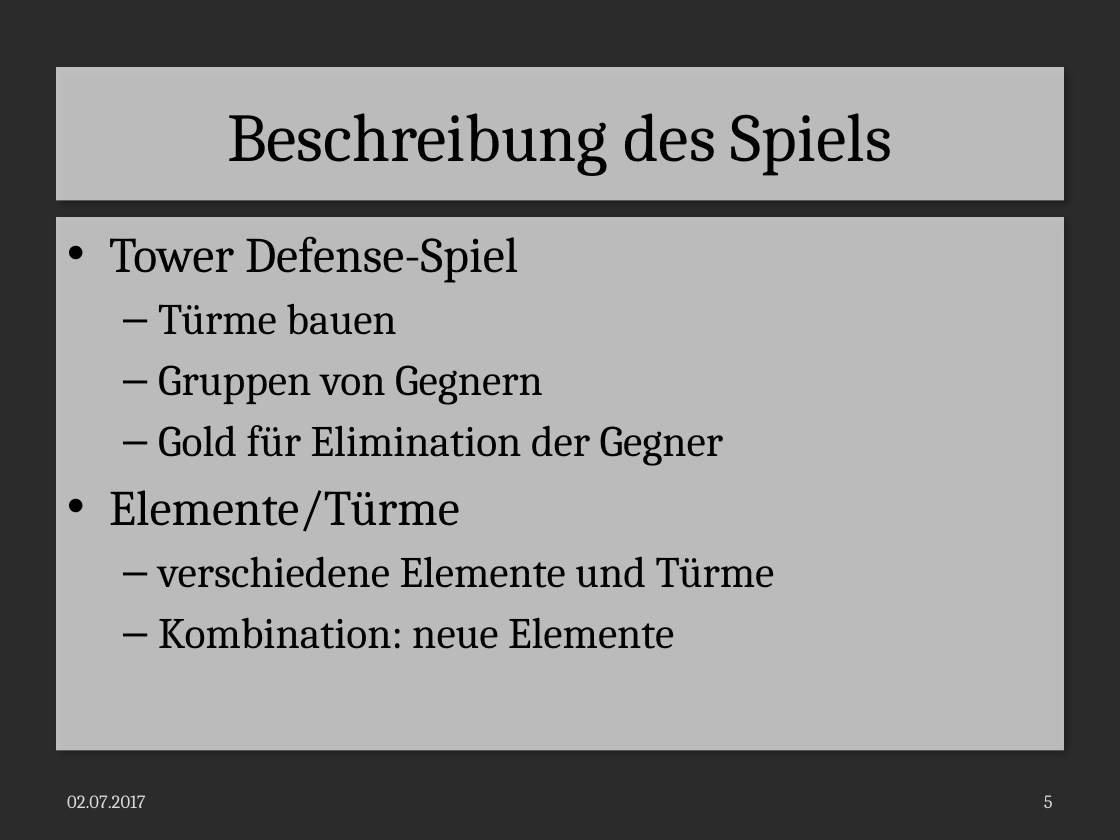
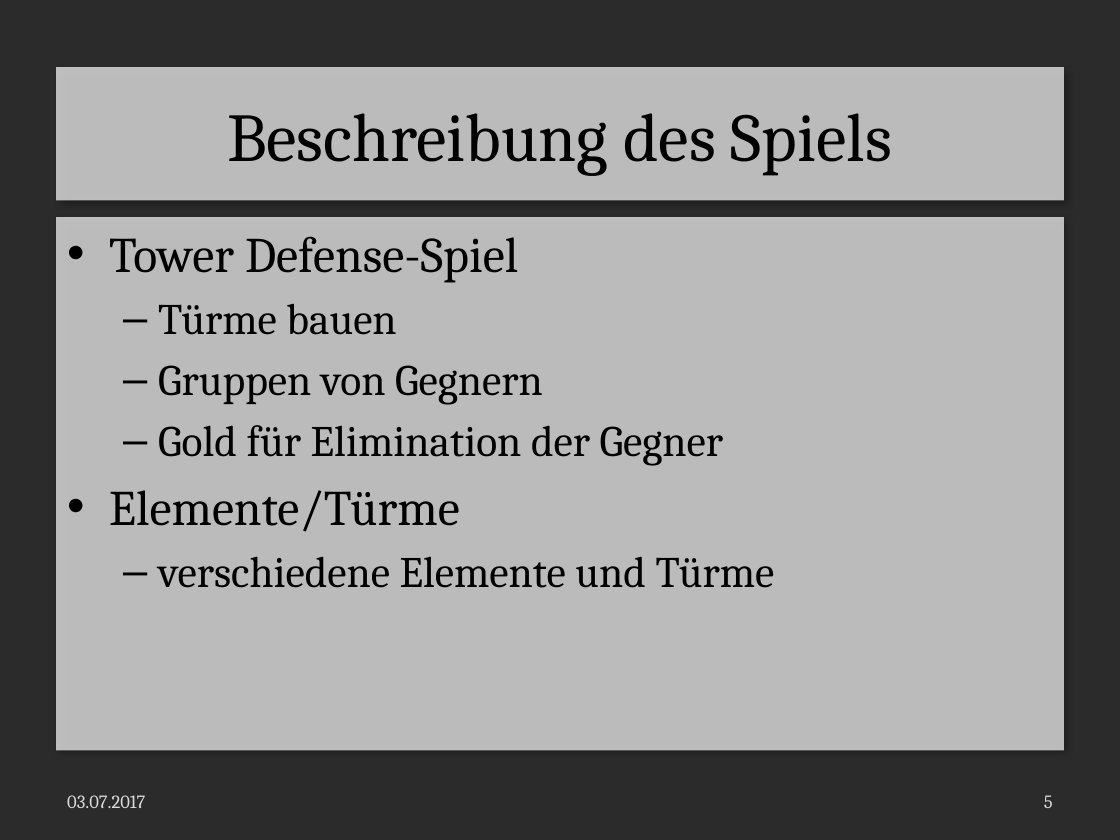
Before and after one commit to LaurenzGebauer/ElementTD, a slide deck: slide 5 of svn/JG16S17P06/trunk/Documentation/ProjectDocumentation/Presentation.pptx. Drawn at 1120x840 pixels with LibreOffice and Linux fonts; fonts in the diff are those of the drawing; background and template pictures are left out; a plain dark background stands for a picture behind light text. Boxes give left, top, right and bottom in pixels: in the first picture for what was removed or moved away, otherwise in the second. Text is boxed around its words. In the diff, an @@ line names an element or a change of style, - is before the commit and + after.

```diff
--- a/svn/JG16S17P06/trunk/Documentation/ProjectDocumentation/Presentation.pptx
+++ b/svn/JG16S17P06/trunk/Documentation/ProjectDocumentation/Presentation.pptx
@@ text at (x1=158, y1=617, x2=674, y2=649): paragraph removed @@
-  – Kombination: neue Elemente
@@ text at (x1=67, y1=795, x2=145, y2=808): text changed @@
-02.07.2017
+03.07.2017
```
Also in this commit, not shown: 7 other slides changed, 5 slides added, 8 other files.
